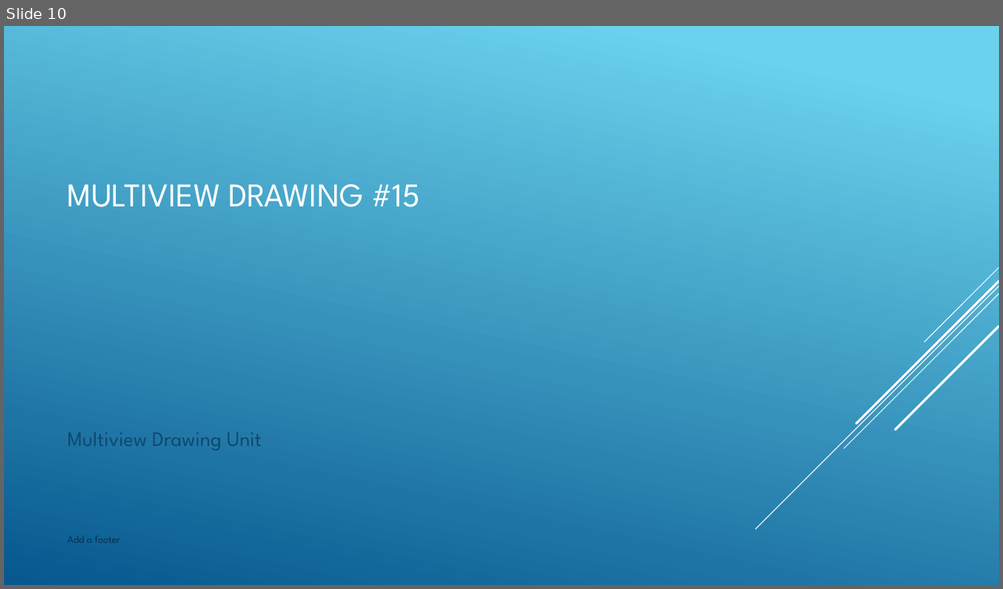
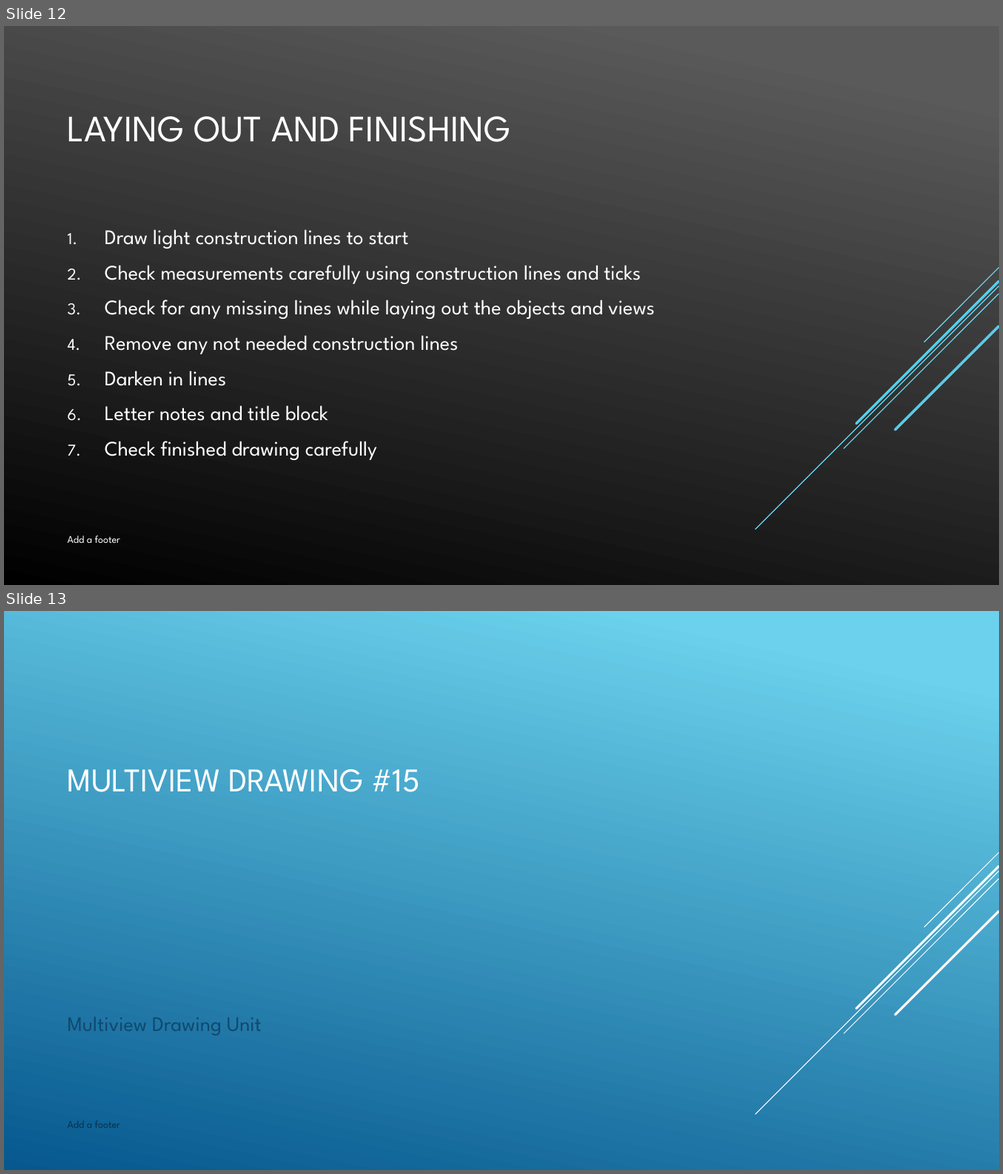
Before and after one commit to nickvertucci/Technology-Education-Curriculum, a slide deck: High School/Design and Drawing for Production/Unit 6 - Multiview Drawing/Section 1 - Intro Multiview Drawings/Assets/U6S1 - Intro Multiview.pptx. Shown one above the other, each under a label of ours: slide 10 before the commit, slides 12 and 13 after it. The pictures are 1003x589 and 1003x1174 pixels, drawn with LibreOffice and Linux fonts; fonts in the diff are those of the drawing. Boxes give left, top, right and bottom in pixels: in the first picture for what was removed or moved away, otherwise in the second. Text is boxed around its words. In the diff, an @@ line names an element or a change of style, - is before the commit and + after.

```diff
--- a/High School/Design and Drawing for Production/Unit 6 - Multiview Drawing/Section 1 - Intro Multiview Drawings/Assets/U6S1 - Intro Multiview.pptx
+++ b/High School/Design and Drawing for Production/Unit 6 - Multiview Drawing/Section 1 - Intro Multiview Drawings/Assets/U6S1 - Intro Multiview.pptx
@@ slide 12 added at <box>4,26,999,585</box>, background gradient #5B5B5B to #000000; not listed: 5 template elements that a slide beside it also shows @@
@@ title added at <box>68,116,511,142</box>, 36 pt, text #FFFFFF @@
+LAYING OUT AND FINISHING
@@ text added at <box>105,230,654,460</box>, 20 pt, text #FFFFFF @@
+1. Draw light construction lines to start
+2. Check measurements carefully using construction lines and ticks
+3. Check for any missing lines while laying out the objects and views
+4. Remove any not needed construction lines
+5. Darken in lines
+6. Letter notes and title block
+7. Check finished drawing carefully
@@ group added at <box>755,268,999,530</box>: 5 lines @@
@@ text added at <box>68,536,120,543</box>, 10 pt, text #FFFFFF @@
+Add a footer
@@ what was slide 10 is now slide 13 @@
```
Also in this commit, not shown: 2 other slides added, 6 other files.
